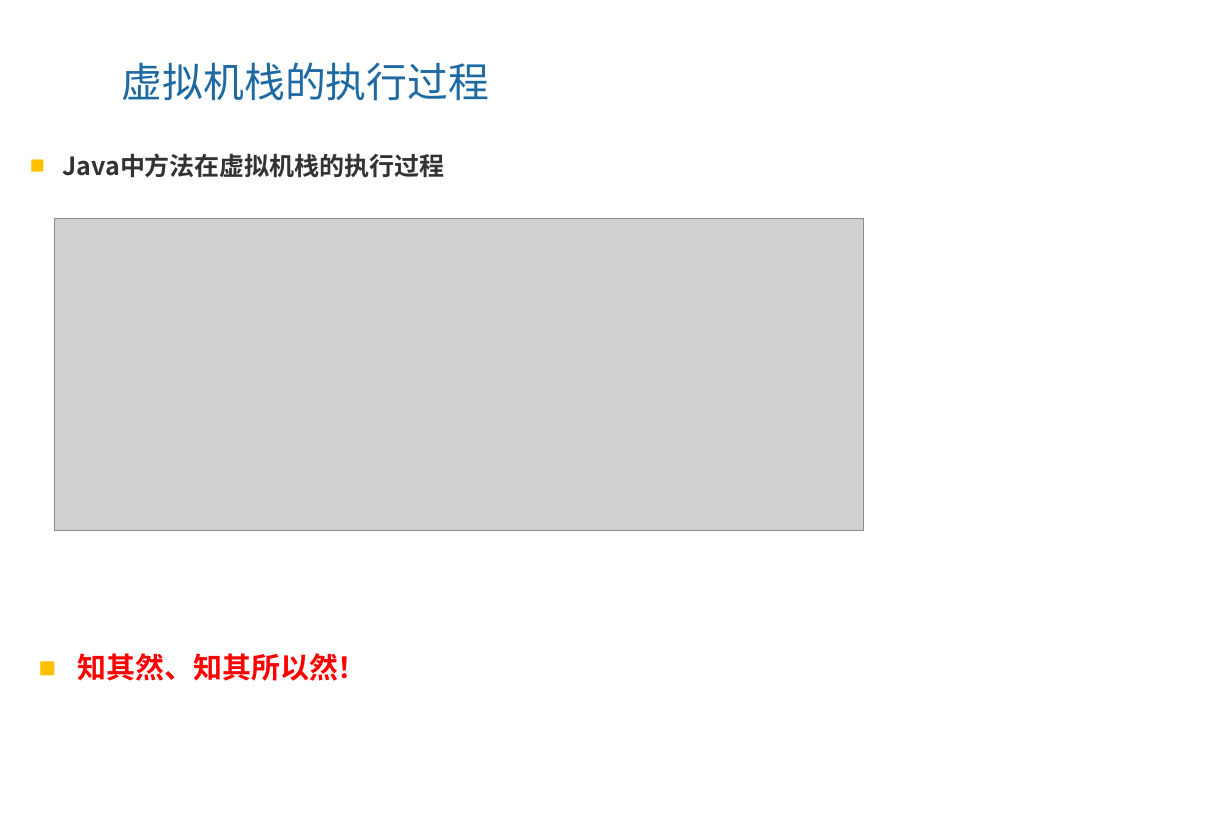
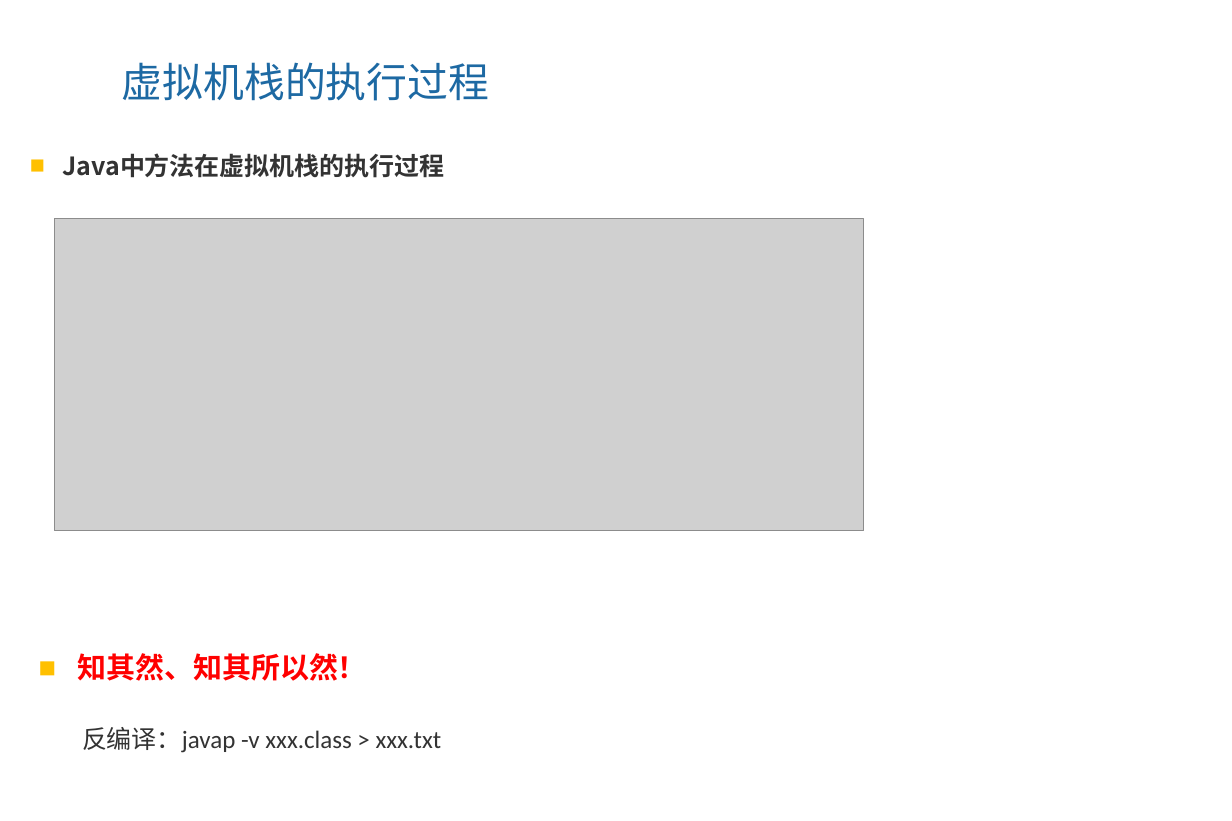
Before and after one commit to ZhangShenao/architect, a slide deck: slide 12 of architect/jvm/1、虚拟机的前世今生，深入理解JVM内存区域.pptx. Drawn at 1232x821 pixels with LibreOffice and Linux fonts; fonts in the diff are those of the drawing; grey boxes stand for pictures; background and template pictures are left out. Boxes give left, top, right and bottom in pixels: in the first picture for what was removed or moved away, otherwise in the second. Text is boxed around its words. In the diff, an @@ line names an element or a change of style, - is before the commit and + after.

```diff
--- a/architect/jvm/1、虚拟机的前世今生，深入理解JVM内存区域.pptx
+++ b/architect/jvm/1、虚拟机的前世今生，深入理解JVM内存区域.pptx
@@ text added at [82, 727, 442, 753], 19 pt, text #333333 @@
+反编译：javap -v xxx.class > xxx.txt
```
Also in this commit, not shown: 12 other slides changed, 5 other files.
